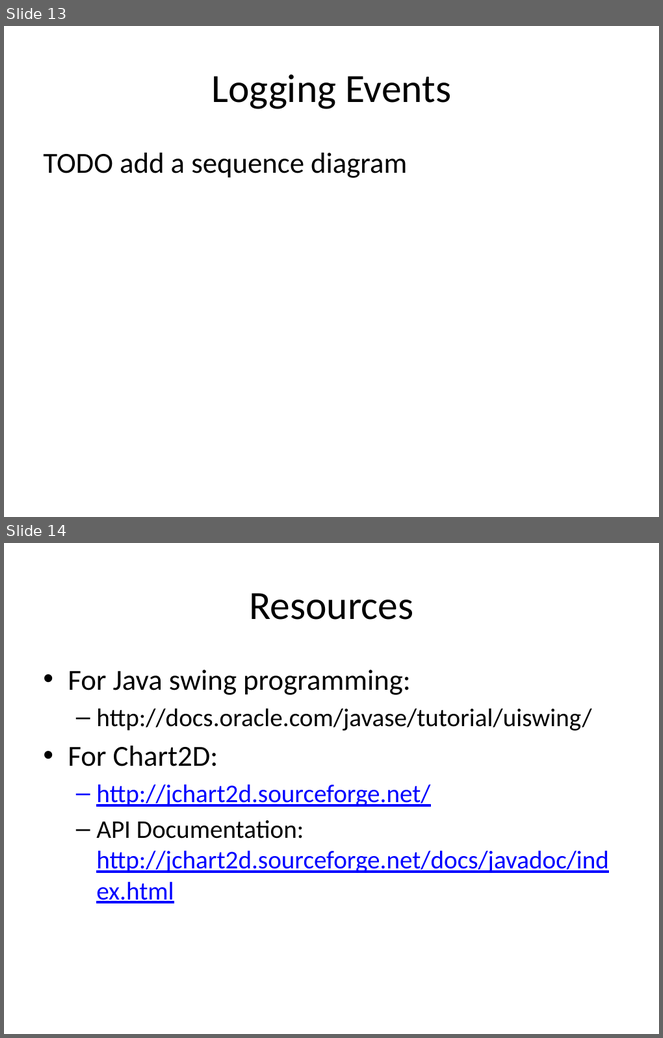
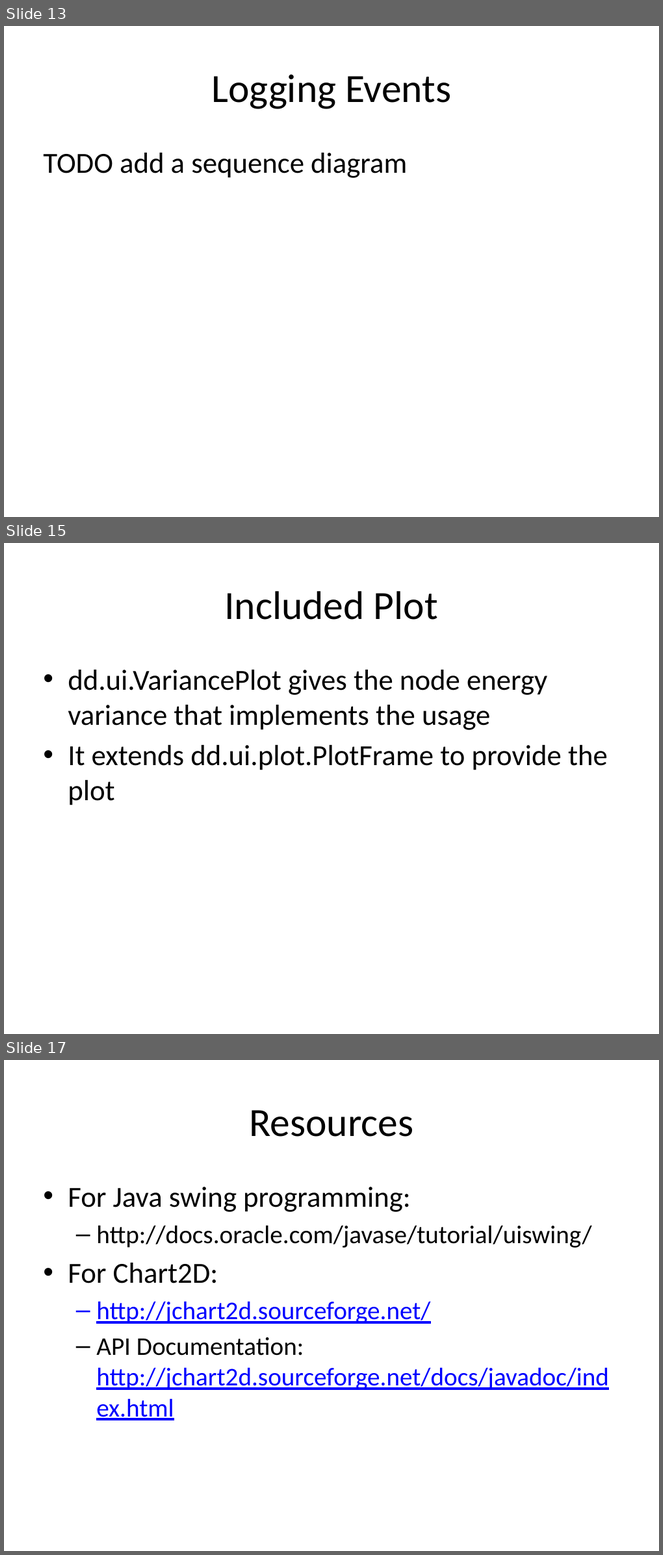
Before and after one commit to mathewgrabau/DirectedDiffusion, a slide deck: doc/DDSimulation_Graphical.pptx. Shown one above the other, each under a label of ours: slides 13 and 14 before the commit, slides 13, 15 and 17 after it; the slides between them are not shown. The pictures are 663x1038 and 663x1555 pixels, drawn with LibreOffice and Linux fonts; fonts in the diff are those of the drawing. Boxes give left, top, right and bottom in pixels: in the first picture for what was removed or moved away, otherwise in the second. Text is boxed around its words. In the diff, an @@ line names an element or a change of style, - is before the commit and + after.

Commit message:
Updated a lot of the plotting code, the basic test that is provided does not show any data at the moment but it does show the chart starting to come togather.
Started writing a paper report/summary of the conclusions. Slides added to a little bit as well.

```diff
--- a/doc/DDSimulation_Graphical.pptx
+++ b/doc/DDSimulation_Graphical.pptx
@@ slide 15 added at bbox=[4, 543, 659, 1034], background #FFFFFF @@
@@ title added at bbox=[224, 591, 438, 620], 44 pt, text #000000 @@
+Included Plot
@@ text added at bbox=[68, 670, 608, 806], 32 pt, text #000000 @@
+• dd.ui.VariancePlot gives the node energy variance that implements the usage
+• It extends dd.ui.plot.PlotFrame to provide the plot
@@ what was slide 14 is now slide 17 @@
```
Also in this commit, not shown: 2 slides changed, 2 other slides added, 7 other files.
